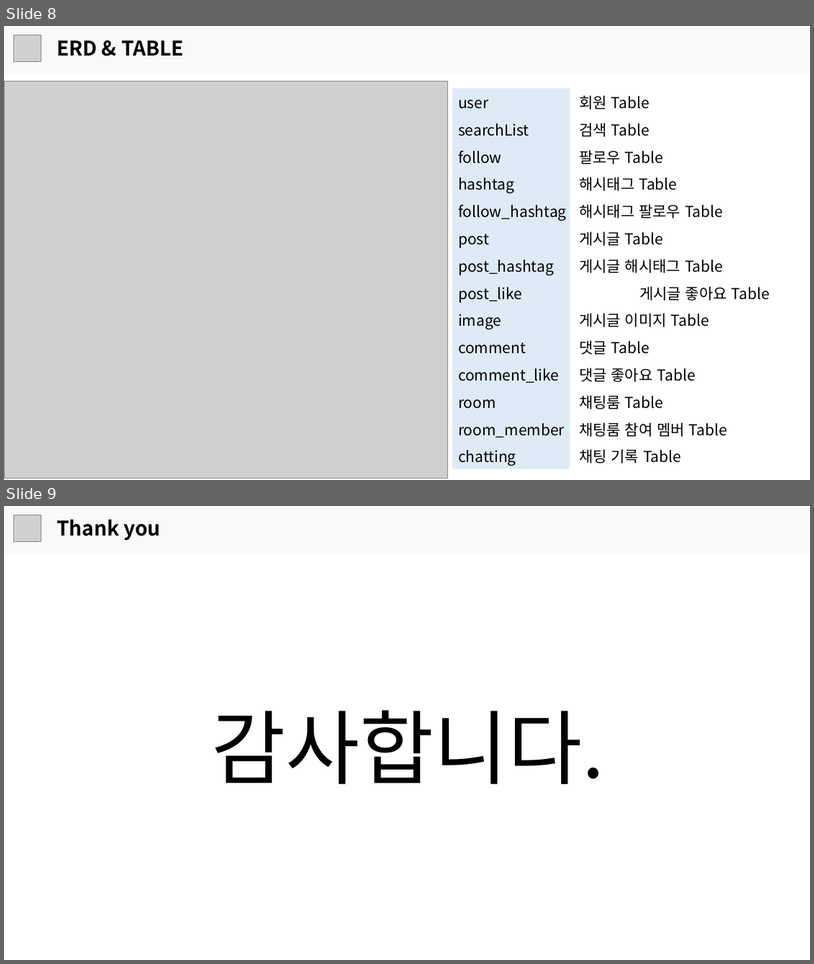
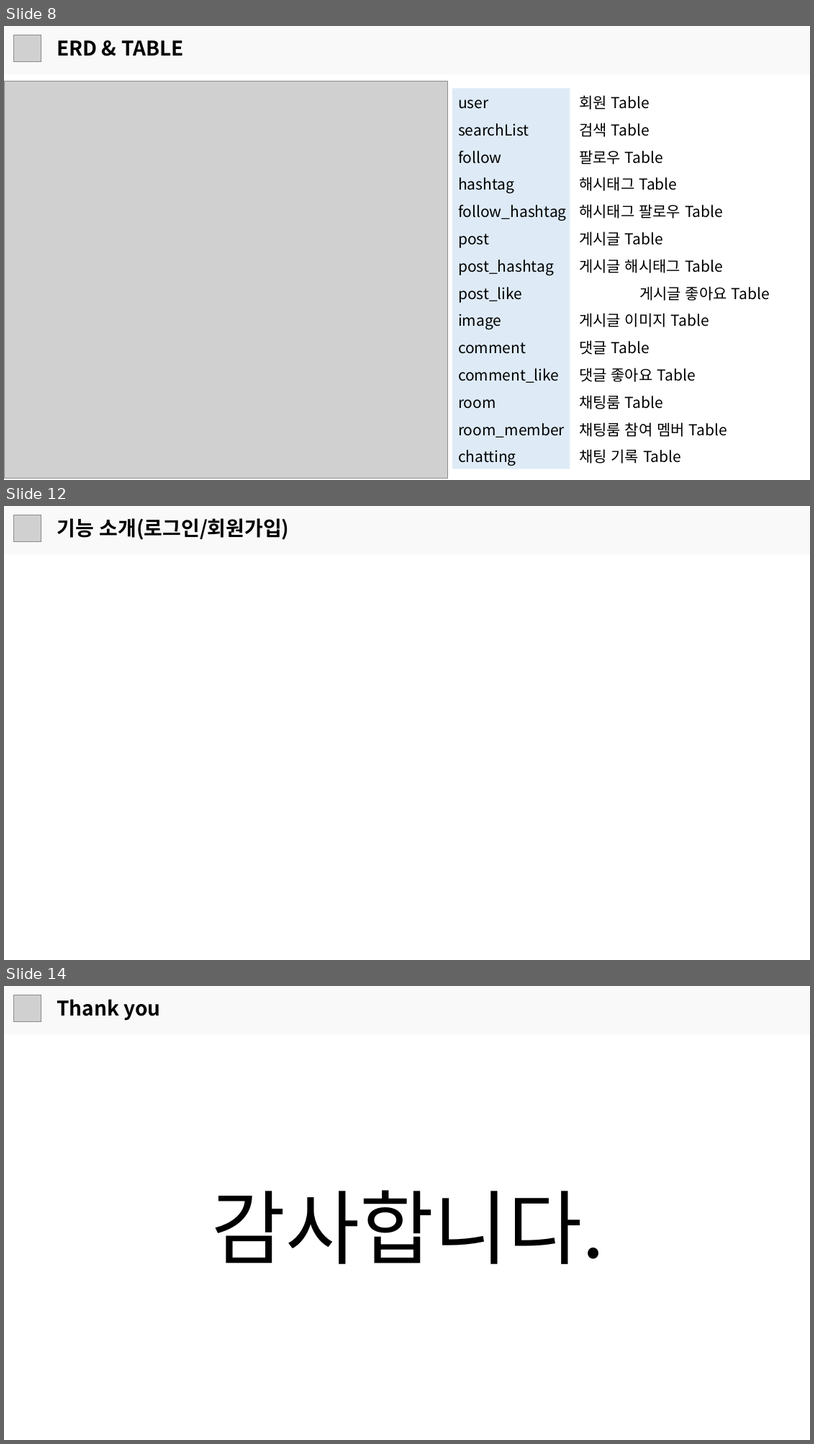
Before and after one commit to JGwanghou/Photostagram_, a slide deck: 프로젝트 발표 보고서.pptx. Shown one above the other, each under a label of ours: slides 8 and 9 before the commit, slides 8, 12 and 14 after it; the slides between them are not shown. The pictures are 814x964 and 814x1444 pixels, drawn with LibreOffice and Linux fonts; fonts in the diff are those of the drawing; grey boxes stand for pictures. Boxes give left, top, right and bottom in pixels: in the first picture for what was removed or moved away, otherwise in the second. Text is boxed around its words. In the diff, an @@ line names an element or a change of style, - is before the commit and + after.

```diff
--- a/프로젝트 발표 보고서.pptx
+++ b/프로젝트 발표 보고서.pptx
@@ slide 12 added at box(4, 506, 810, 960), background #FFFFFF @@
@@ rectangle added at box(4, 506, 810, 554), fill #F9F9F9 @@
@@ picture added at box(13, 515, 41, 542) @@
@@ text added at box(57, 518, 290, 540), 24 pt, text #000000, bold @@
+기능 소개(로그인/회원가입)
@@ what was slide 9 is now slide 14 @@
```
Also in this commit, not shown: 6 slides changed, 4 other slides added.
